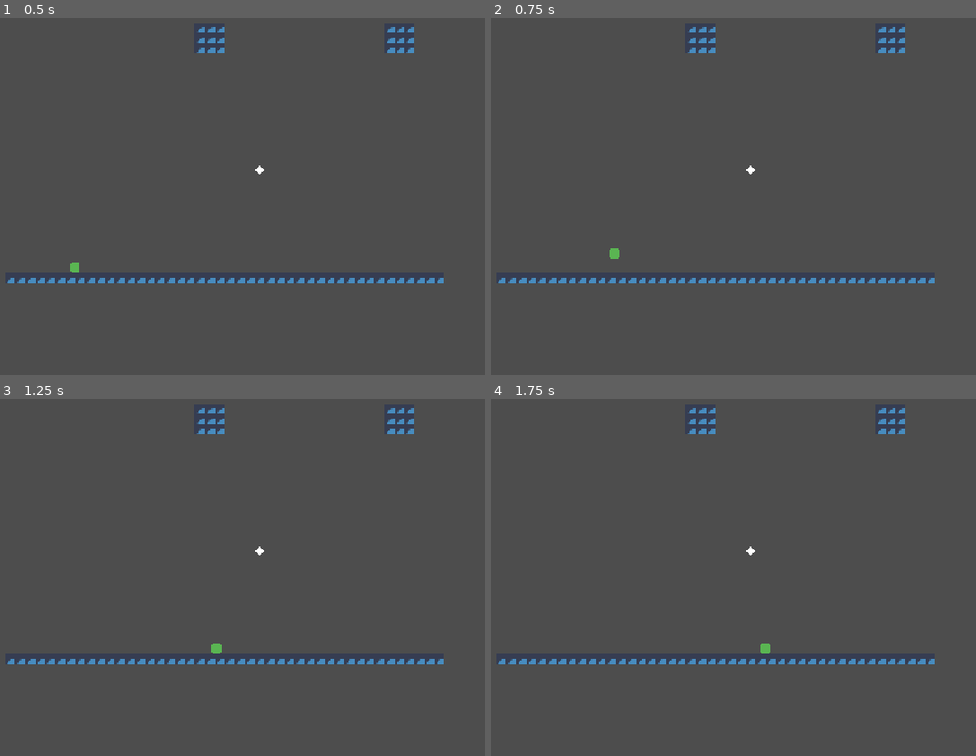
Above: before the commit, frames 1-4 (two rows, left to right).
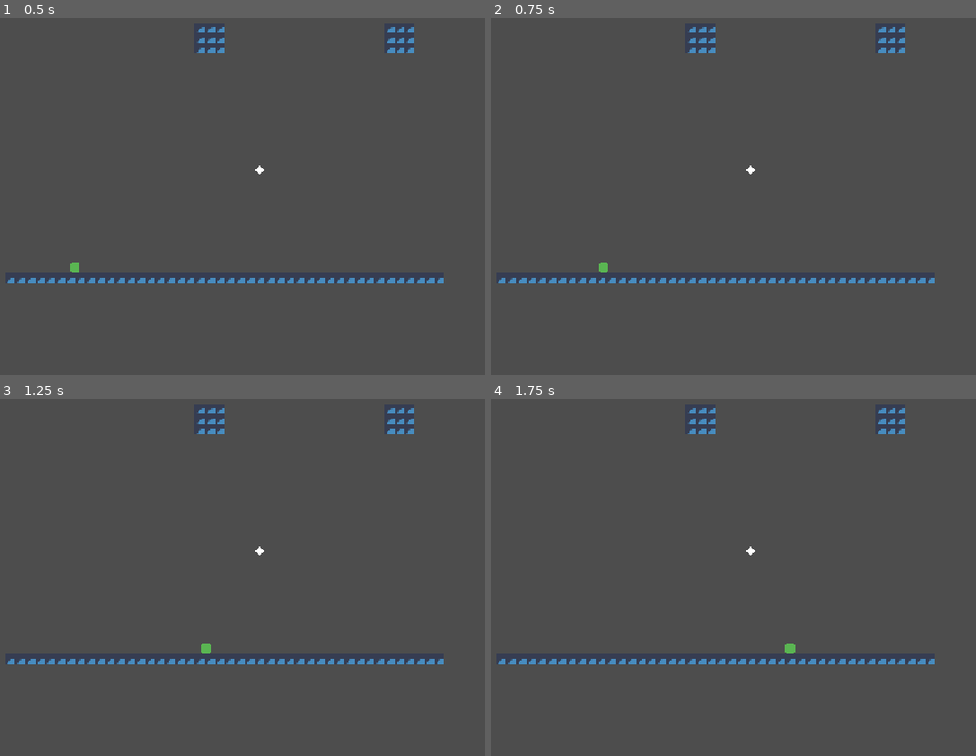
Above: after the commit, the same moments.

Repository: MadAvidCoder/Spin-phibian
Game: Godot game, scene res://scenes/main.tscn
Same seed, same stepped clock (60 frames per second), same inputs: the game is played once before the commit and once after it. The engine's default icon, where the game draws it, is replaced by a stand-in: a white triangle on a blue panel in a dark square.
Inputs (mouse positions are in pixels of both pictures, inside the frame that each line leads up to):
- Up to frame 1 (0.5 s): no input
- Up to frame 2 (0.75 s): tap Enter at 0.5 s; move the mouse to (854, 153) at 0.52 s; hold D (right) from 0.53 s (still down); click (854, 153) at 0.6 s
- Up to frame 3 (1.25 s): keep holding D (right)
- Up to frame 4 (1.75 s): keep holding D (right); tap Space at 1.25 s; move the mouse to (554, 573) at 1.27 s; click (554, 573) at 1.35 s

Frame 1 is identical in both runs. In frame 2, 0.1% of the frame differs, in the area x 22-27%, y 64-72%; in frame 3, 0.1%, in the area x 41-46%, y 68-72%; in frame 4, 0.1%.

Commit message:
Add max distance Added a max grapple distance

Diff:
--- a/src/scripts/frog.gd
+++ b/src/scripts/frog.gd
@@ -13,6 +13,7 @@
 @export var orbit_radius: float = 80.0
 @export var pull_speed: float = 600.0
 @export var max_angular_speed: float = 12.0
+@export var max_grapple_distance: float = 200.0
 var angular_speed: float = 6.0
 var angle: float = 0.0
 
@@ -41,7 +42,8 @@
 
 func enter_grapple(pos: Vector2):
 	anchor_pos = pos
-	change_state(States.PULLING)
+	if global_position.distance_to(pos) <= max_grapple_distance:
+		change_state(States.PULLING)
 
 func enter_state():
 	match state:
